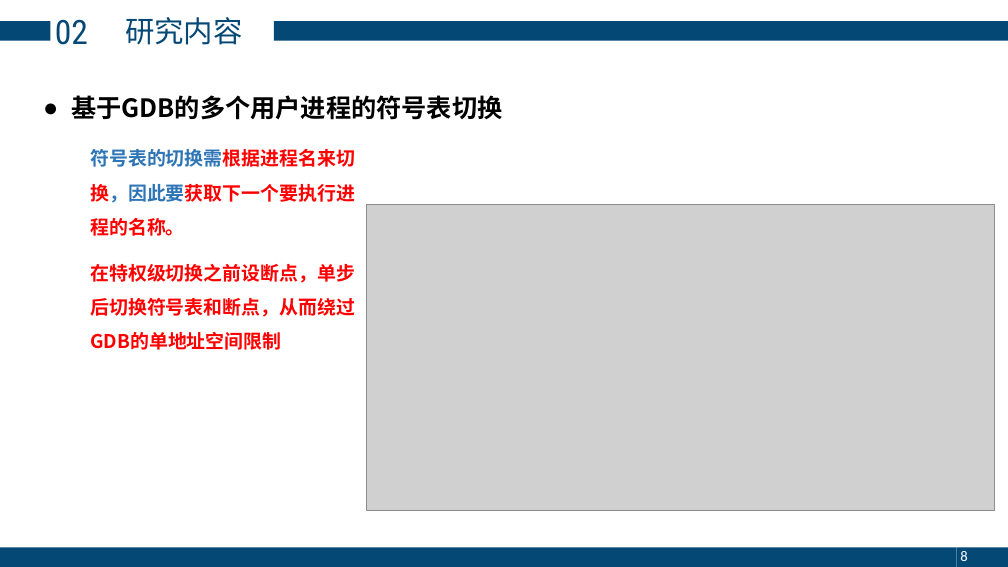
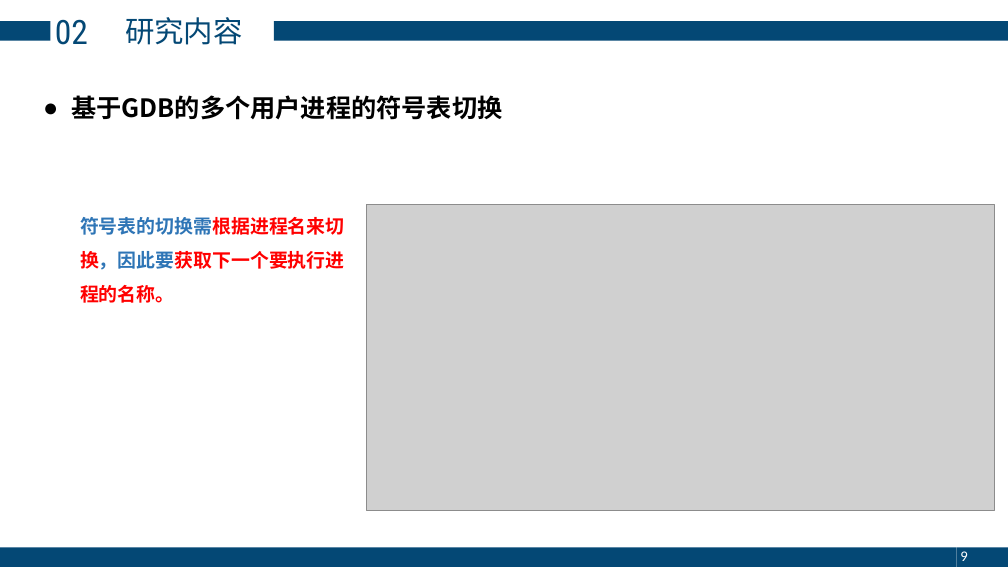
Before and after one commit to zhangly1234/report, a slide deck: slide 9 of 毕业答辩-张露元.pptx (slide 8 before the commit). Drawn at 1008x567 pixels with LibreOffice and Linux fonts; fonts in the diff are those of the drawing; grey boxes stand for pictures. Boxes give left, top, right and bottom in pixels: in the first picture for what was removed or moved away, otherwise in the second. Text is boxed around its words. In the diff, an @@ line names an element or a change of style, - is before the commit and + after.

```diff
--- a/毕业答辩-张露元.pptx
+++ b/毕业答辩-张露元.pptx
@@ text "符号表的切换需根据进程名来切换，因此要获取下一个要执行进程的名称。": place and size @@
-text "符号表的切换需根据进程名来切换，因此要获取下一个要执行进程的名称。" at bbox=[90, 149, 355, 350]
+text "符号表的切换需根据进程名来切换，因此要获取下一个要执行进程的名称。" at bbox=[80, 217, 345, 303]
@@ text at bbox=[90, 264, 355, 350]: paragraph removed @@
-在特权级切换之前设断点，单步后切换符号表和断点，从而绕过GDB的单地址空间限制
@@ page number at bbox=[960, 551, 967, 561]: text changed @@
-8
+9
```
Also in this commit, not shown: 5 other slides changed, 2 slides added, 2 slides removed, 1 other file.
